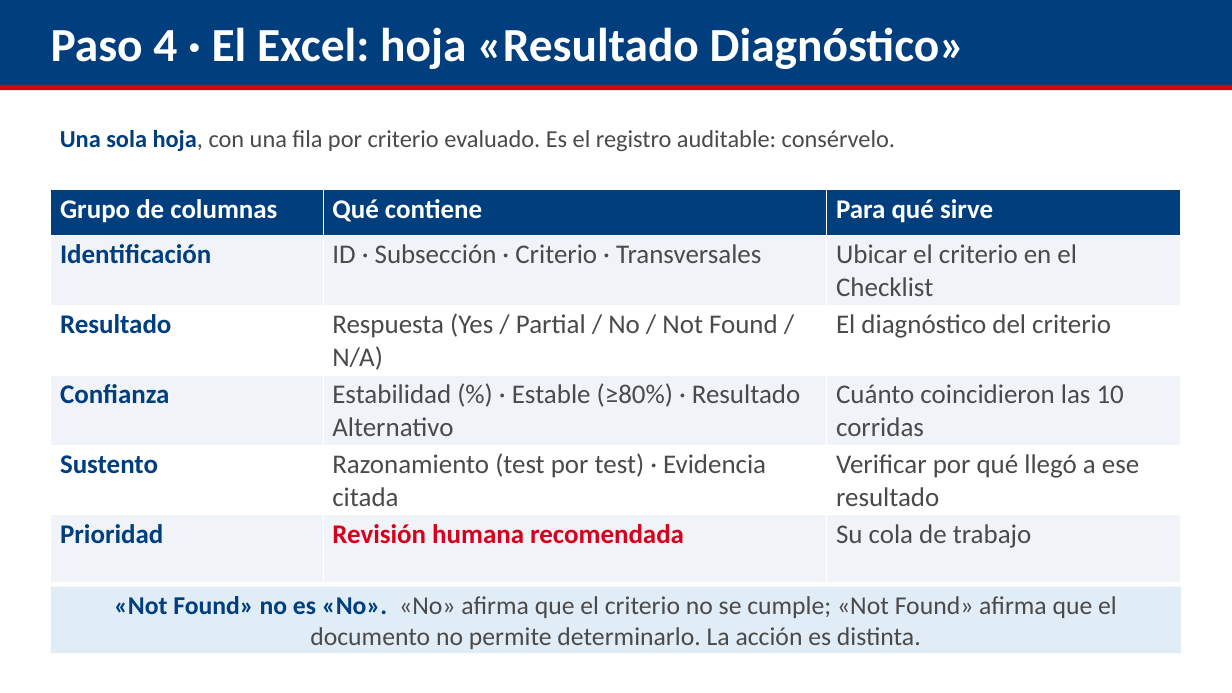
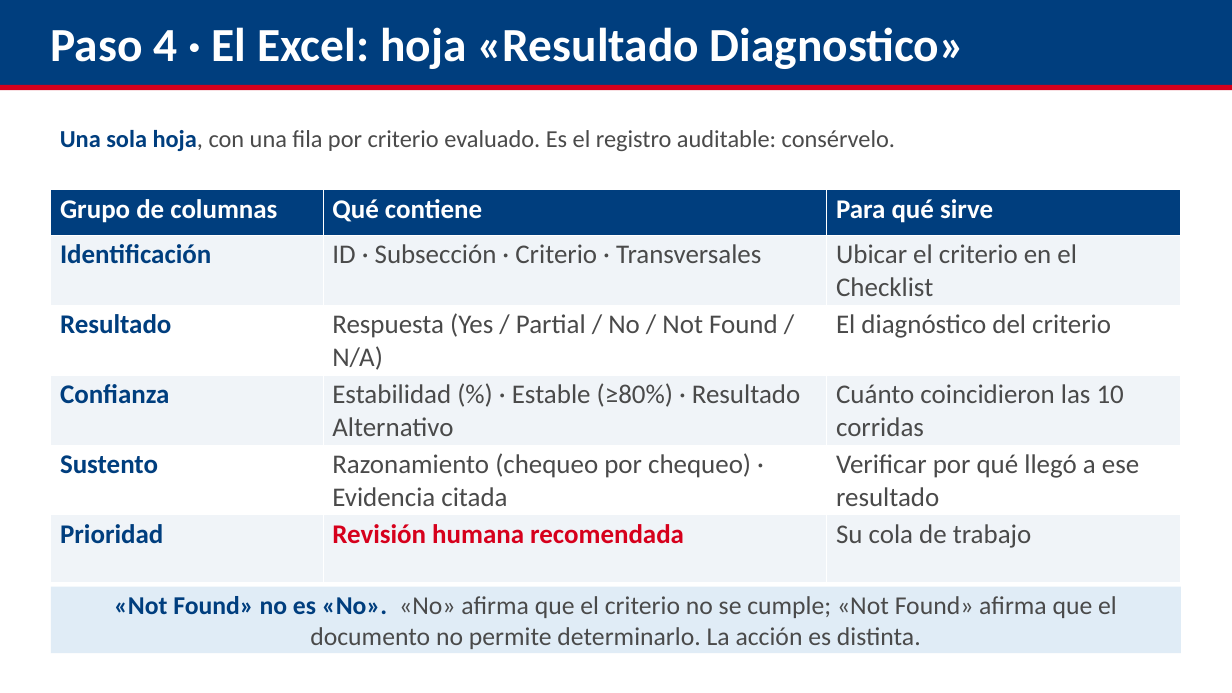
Before and after one commit to aevpsnow6-oss/deploy, a slide deck: slide 22 of presentation/capacitacion_appraisal/Capacitacion_Appraisal_GPT_Ahmed.pptx (slide 21 before the commit). Drawn at 1232x693 pixels with LibreOffice and Linux fonts; fonts in the diff are those of the drawing. Boxes give left, top, right and bottom in pixels: in the first picture for what was removed or moved away, otherwise in the second. Text is boxed around its words. In the diff, an @@ line names an element or a change of style, - is before the commit and + after.

```diff
--- a/presentation/capacitacion_appraisal/Capacitacion_Appraisal_GPT_Ahmed.pptx
+++ b/presentation/capacitacion_appraisal/Capacitacion_Appraisal_GPT_Ahmed.pptx
@@ text at [51, 27, 965, 69]: text changed @@
-Paso 4 · El Excel: hoja «Resultado Diagnóstico»
+Paso 4 · El Excel: hoja «Resultado Diagnostico»
@@ table at [51, 189, 1181, 575] @@
-row 5, column 2: Razonamiento (test por test) · Evidencia citada
+row 5, column 2: Razonamiento (chequeo por chequeo) · Evidencia citada
```
Also in this commit, not shown: 2 other slides changed, 2 slides added, 19 other files.
